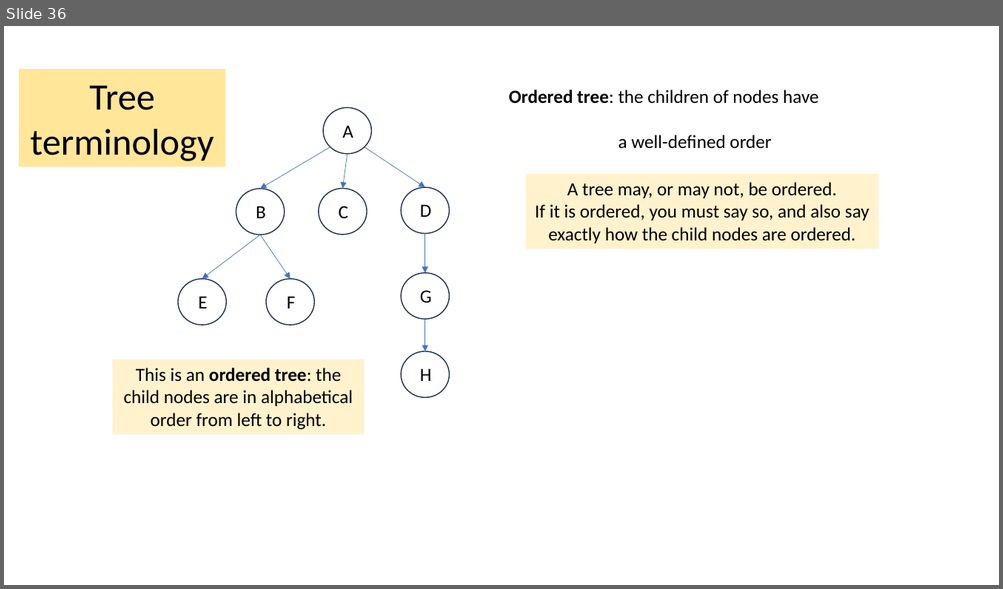
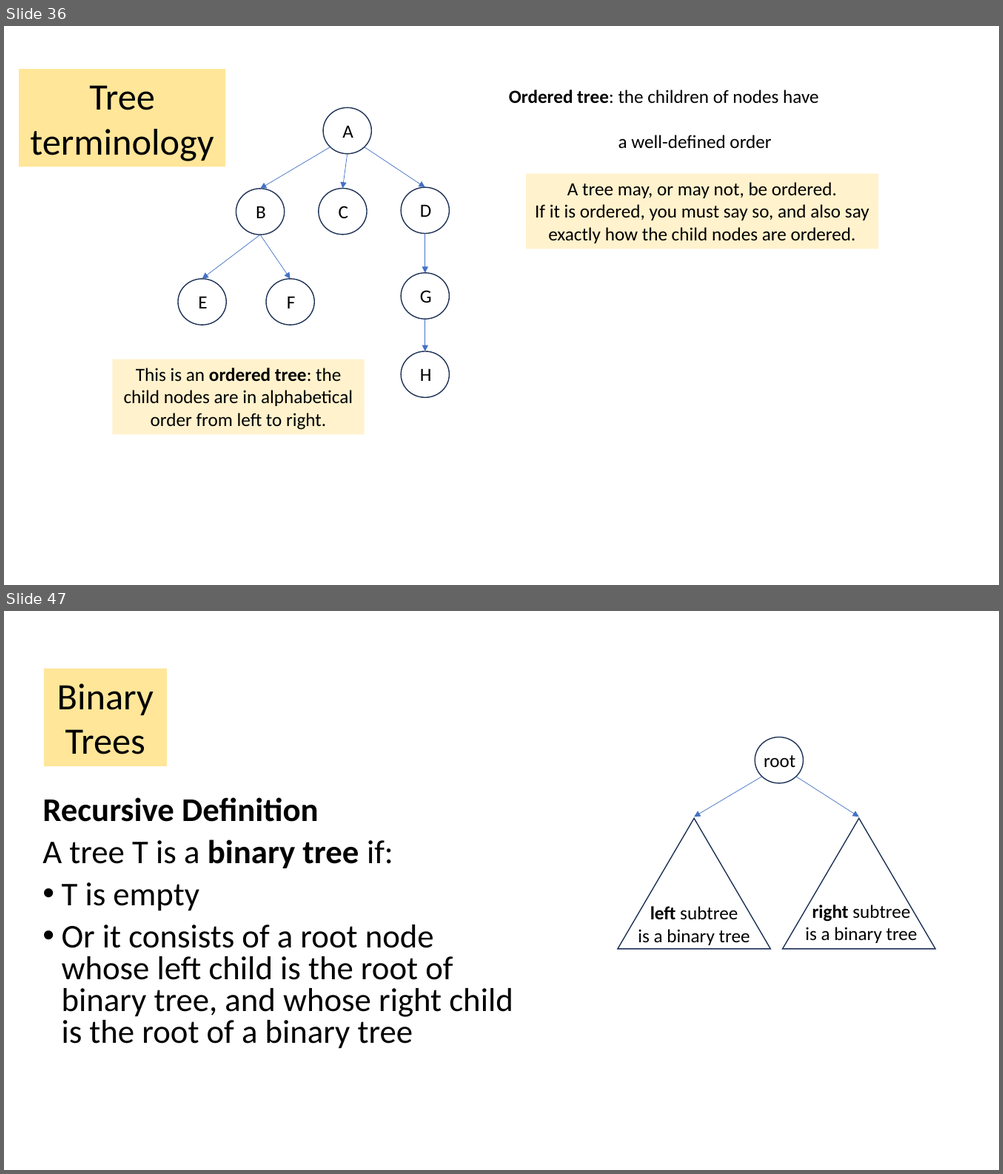
Before and after one commit to tjd1234/cmpt225summer2023, a slide deck: lecture_notes/week5/week5_trees.pptx. Shown one above the other, each under a label of ours: slide 36 before the commit, slides 36 and 47 after it; the slides between them are not shown. The pictures are 1003x589 and 1003x1174 pixels, drawn with LibreOffice and Linux fonts; fonts in the diff are those of the drawing. Boxes give left, top, right and bottom in pixels: in the first picture for what was removed or moved away, otherwise in the second. Text is boxed around its words. In the diff, an @@ line names an element or a change of style, - is before the commit and + after.

```diff
--- a/lecture_notes/week5/week5_trees.pptx
+++ b/lecture_notes/week5/week5_trees.pptx
@@ slide 47 added at [4, 611, 999, 1170], background #FFFFFF @@
@@ rectangle added at [43, 669, 167, 766], fill #FFE699, 36 pt, text #000000 @@
+Binary Trees
@@ ellipse added at [754, 737, 803, 783], outline #1E3256 1 pt @@
@@ text added at [763, 755, 795, 767], 18 pt, text #000000 @@
+root
@@ arrow added from (762, 777) to (694, 817), #4472C4 0.5 pt @@
@@ arrow added from (796, 777) to (859, 817), #4472C4 0.5 pt @@
@@ text added at [42, 797, 512, 1049], 32 pt, text #000000 @@
+Recursive Definition
+A tree T is a binary tree if:
+• T is empty
+• Or it consists of a root node whose left child is the root of binary tree, and whose right child is the root of a binary tree
@@ triangle added at [617, 818, 770, 949], outline #1E3256 1 pt @@
@@ triangle added at [782, 818, 935, 949], outline #1E3256 1 pt @@
@@ text added at [637, 906, 750, 945], 18 pt, text #000000 @@
+left subtree
+is a binary tree
@@ text added at [805, 903, 917, 943], 18 pt, text #000000 @@
+right subtree
+is a binary tree
```
Also in this commit, not shown: 1 slide changed, 47 other slides added.
